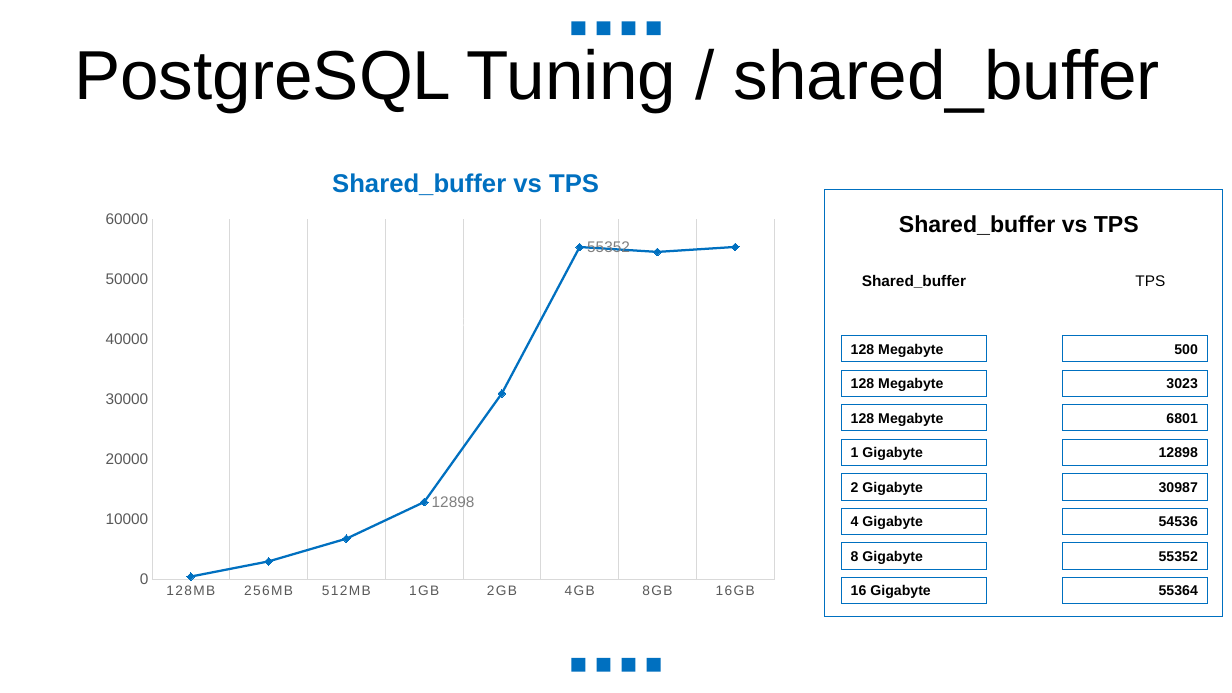
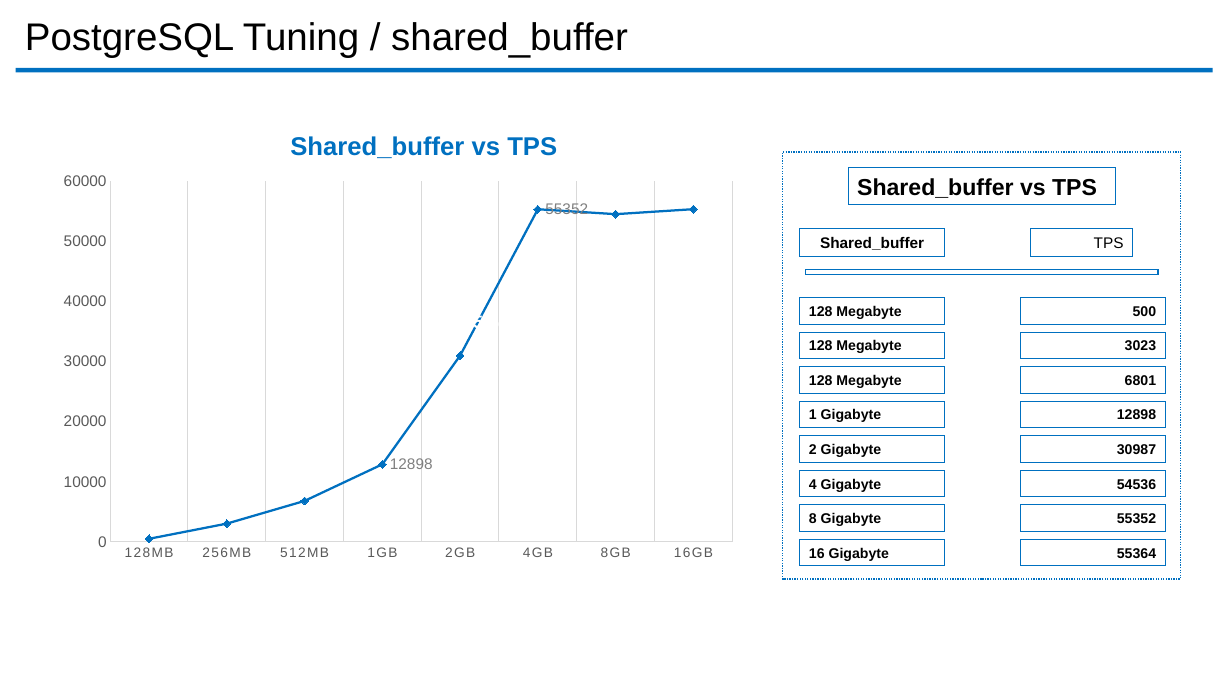
Before and after one commit to ibrarahmad/PostgreSQLTalks, a slide deck: slide 12 of Conferences/PostgreSQL Conf Asia -2020[Online]/Performance-Tuning.pptx. Drawn at 1232x693 pixels with LibreOffice and Linux fonts; fonts in the diff are those of the drawing. Boxes give left, top, right and bottom in pixels: in the first picture for what was removed or moved away, otherwise in the second. Text is boxed around its words. In the diff, an @@ line names an element or a change of style, - is before the commit and + after.

Commit message:
PostgreSQL Conference CHINA and PGConf Asia 2020.
1 - Deep Dive ToPostgreSQL Indexes
2 - Performance Tuning
3 - PostgreSQL Security

```diff
--- a/Conferences/PostgreSQL Conf Asia -2020[Online]/Performance-Tuning.pptx
+++ b/Conferences/PostgreSQL Conf Asia -2020[Online]/Performance-Tuning.pptx
@@ title "PostgreSQL Tuning / shared_buffer": place and size @@
-title "PostgreSQL Tuning / shared_buffer" at box(74, 48, 1160, 112)
+title "PostgreSQL Tuning / shared_buffer" at box(25, 22, 628, 58)
@@ title "PostgreSQL Tuning / shared_buffer" at box(25, 22, 628, 58): size 54 to 30 pt; alignment centre to left; less space between paragraphs @@
@@ rectangle removed at box(571, 21, 585, 35) @@
@@ rectangle removed at box(622, 21, 636, 35) @@
@@ rectangle removed at box(647, 21, 661, 35) @@
@@ rectangle: place and size @@
-rectangle at box(597, 21, 611, 35)
+rectangle at box(16, 67, 1214, 72)
@@ rectangle at box(16, 67, 1214, 72): mirrored @@
@@ 3 rectangles: place and size @@
-3 rectangles at box(824, 189, 1223, 616)
+3 rectangles at box(783, 152, 1181, 579)
@@ rectangle at box(783, 152, 1181, 579): outline #0070C0 1 pt to #0070C0 1 pt dashed @@
@@ 9 rectangles, 1 line stacked chart, 1 text: place and size @@
-9 rectangles, 1 line stacked chart, 1 text at box(91, 173, 1165, 607)
+9 rectangles, 1 line stacked chart, 1 text at box(50, 136, 1133, 569)
@@ outline none to #0070C0 0.75 pt in 3 elements at box(800, 229, 945, 257), box(848, 167, 1116, 204), box(1031, 228, 1133, 256) @@
@@ 7 rectangles: place and size @@
-7 rectangles at box(848, 308, 1208, 604)
+7 rectangles at box(805, 270, 1165, 567)
@@ rectangle at box(805, 270, 1158, 274): outline none to #0070C0 1 pt @@
@@ rectangle "500": place and size @@
-rectangle "500" at box(1063, 335, 1208, 362)
+rectangle "500" at box(1020, 298, 1165, 324)
@@ rectangle "3023": place and size @@
-rectangle "3023" at box(1063, 370, 1208, 396)
+rectangle "3023" at box(1020, 333, 1165, 360)
@@ group removed at box(571, 658, 661, 672): 4 rectangles @@
```
Also in this commit, not shown: 34 other slides changed, 2 slides added, 2 slides removed, 1 other file.
